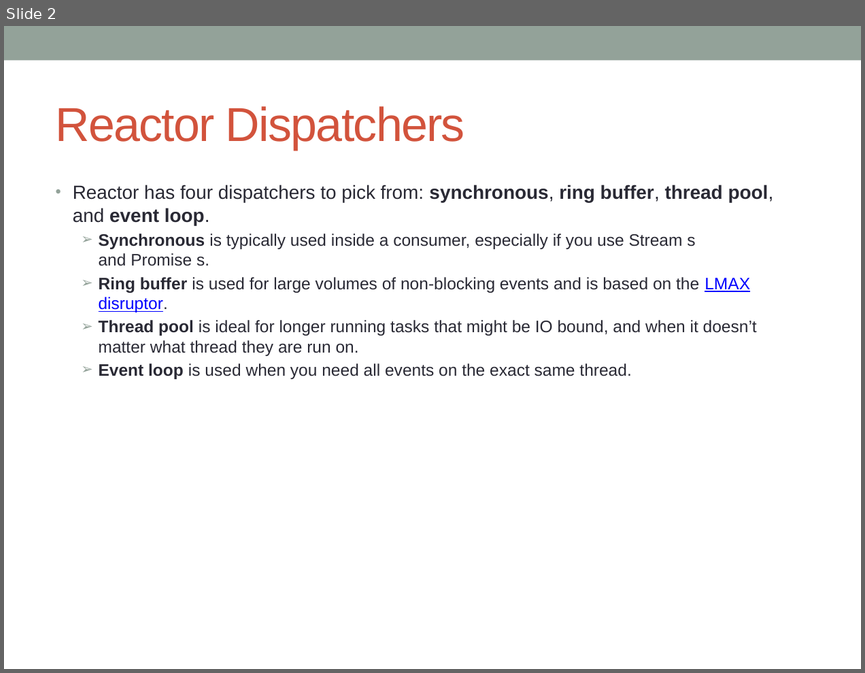
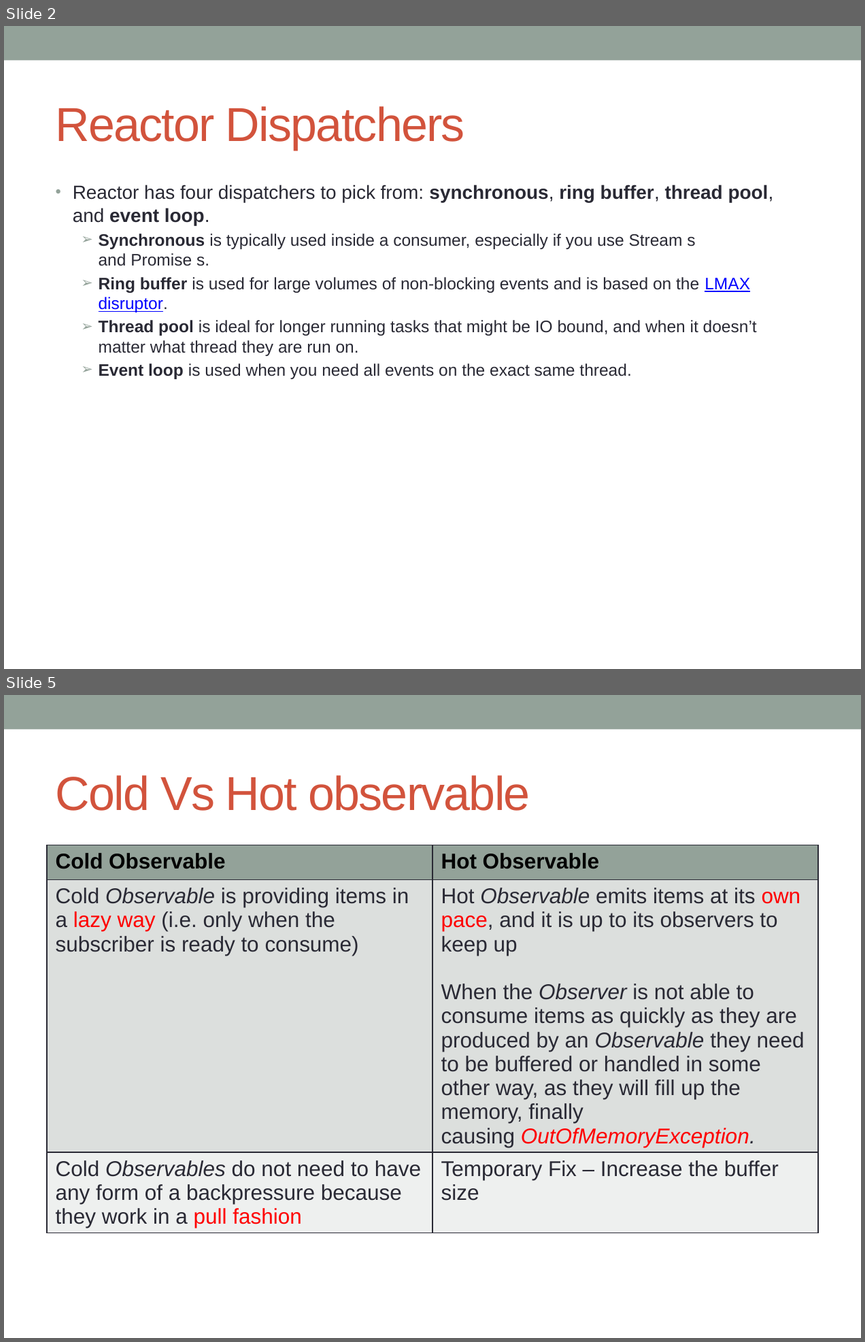
Before and after one commit to notionquest/ProjectDocumentation, a slide deck: Spring_Reactor.pptx. Shown one above the other, each under a label of ours: slide 2 before the commit, slides 2 and 5 after it; the slides between them are not shown. The pictures are 865x673 and 865x1342 pixels, drawn with LibreOffice and Linux fonts; fonts in the diff are those of the drawing. Boxes give left, top, right and bottom in pixels: in the first picture for what was removed or moved away, otherwise in the second. Text is boxed around its words. In the diff, an @@ line names an element or a change of style, - is before the commit and + after.

```diff
--- a/Spring_Reactor.pptx
+++ b/Spring_Reactor.pptx
@@ slide 5 added at [4,695,861,1338], background #FFFFFF; not listed: 1 template element that a slide beside it also shows @@
@@ title added at [56,775,530,811], 40 pt, text #D2533C @@
+Cold Vs Hot observable
@@ table added at [47,845,818,1257], 3 rows, 2 columns @@
+Cold Observable | Hot Observable
+Cold Observable is providing items in a lazy way (i.e. only when the subscriber is ready to consume) | Hot Observable emits items at its own pace, and it is up to its observers to keep up / When the Observer is not able to consume items as quickly as they are produced by an Observable they need to be buffered or handled in some other way, as they will fill up the memory, finally causing OutOfMemoryException.
+Cold Observables do not need to have any form of a backpressure because they work in a pull fashion | Temporary Fix – Increase the buffer size
```
Also in this commit, not shown: 1 slide changed, 3 other slides added.
